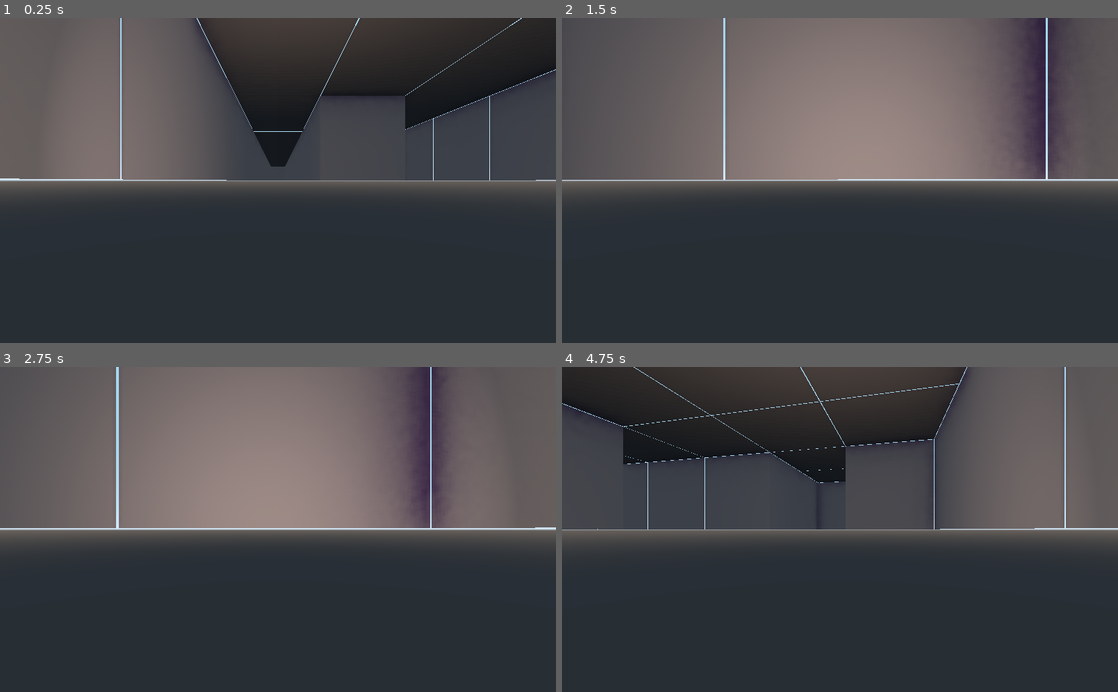
Above: before the commit, frames 1-4 (two rows, left to right).
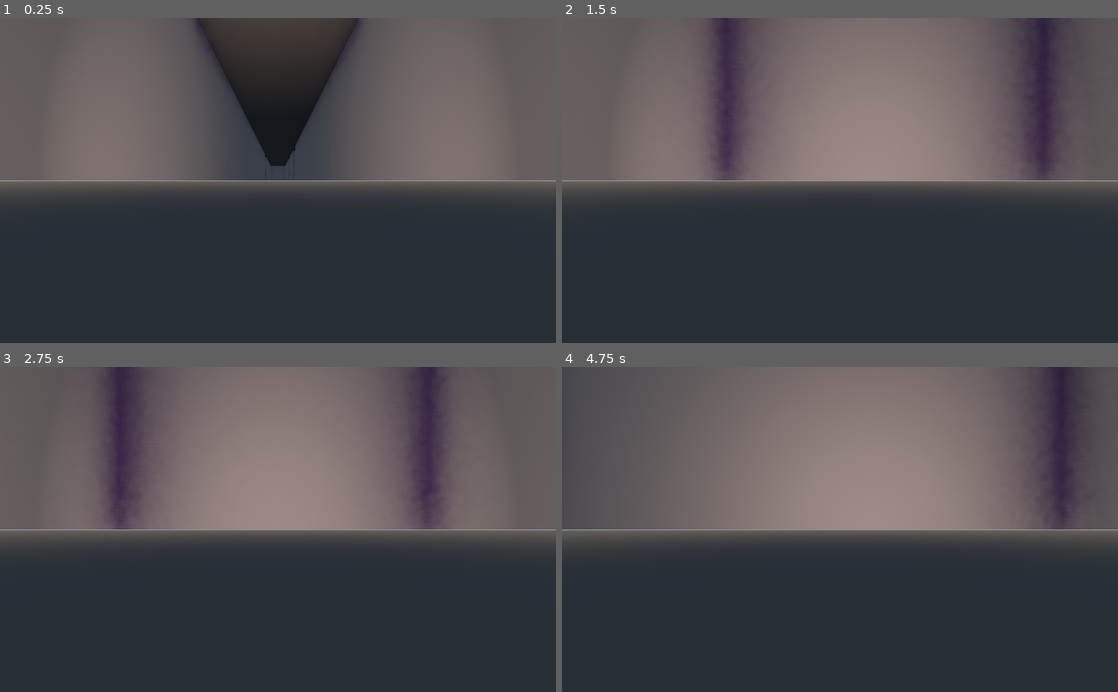
Above: after the commit, the same moments.

Repository: GenreShinobi/Potomus
Game: Godot game, scene res://World.tscn
Same seed, same stepped clock (60 frames per second), same inputs: the game is played once before the commit and once after it.
Inputs:
- Up to frame 1 (0.25 s): no input
- Up to frame 2 (1.5 s): tap Enter at 0.5 s; hold D (turn_right) 0.53-1.28 s; hold A (turn_left) from 1.28 s (still down)
- Up to frame 3 (2.75 s): release A (turn_left) at 2.03 s; hold D (turn_right) from 2.03 s (still down)
- Up to frame 4 (4.75 s): release D (turn_right) at 2.78 s; hold W (move_forward) 2.78-3.53 s; tap Space at 3.5 s; hold A (turn_left) from 3.53 s (still down)

The runs differ from the first frame. In frame 1, 19% of the frame differs, in the area x 0-100%, y 0-50%; in frame 2, 5.7%; in frame 3, 5.2%; in frame 4, 39%.

Commit message:
Add Chasing Wall Logic
The wall now closes behind the player and preventing backward movement.

Diff:
--- a/game/Cell.gd
+++ b/game/Cell.gd
@@ -7,14 +7,47 @@
 onready var southFace: = $SouthFace
 onready var westFace: = $WestFace
 onready var bottomFace: = $BottomFace
+onready var north: = $RayNorth
+onready var south: = $RaySouth
+onready var east: = $RayEast
+onready var west: = $RayWest
+
+var xCord :int = 0
+var yCord :int = 0
 
 func update_faces(cell_list) -> void:
 	var my_grid_position = Vector2(translation.x/Globals.GRID_SIZE, translation.z/2)
+
 	if cell_list.has(my_grid_position + Vector2.RIGHT):
-		eastFace.queue_free()
+		eastFace.hide()
+	else: eastFace.show()
+
 	if cell_list.has(my_grid_position + Vector2.LEFT):
-		westFace.queue_free()
+		westFace.hide()
+	else: westFace.show()
+
 	if cell_list.has(my_grid_position + Vector2.DOWN):
-		southFace.queue_free()
+		southFace.hide()
+	else: southFace.show()
+
 	if cell_list.has(my_grid_position + Vector2.UP):
-		northFace.queue_free()
+		northFace.hide()
+	else: northFace.show()
+
+func update_faces_again() -> void:
+
+	if north.is_colliding():
+		northFace.hide()
+	else: northFace.show()
+
+	if west.is_colliding():
+		westFace.hide()
+	else: westFace.show()
+
+	if south.is_colliding():
+		southFace.hide()
+	else: southFace.show()
+
+	if east.is_colliding():
+		eastFace.hide()
+	else: eastFace.show()
--- a/game/Cell.tscn
+++ b/game/Cell.tscn
@@ -11,41 +11,79 @@
 [sub_resource type="BoxShape" id=3]
 extents = Vector3( 0.5, 0.5, 0.5 )
 
+[sub_resource type="BoxShape" id=4]
+extents = Vector3( 0.5, 0.5, 0.5 )
+
 [node name="Cell" type="Area"]
-collision_layer = 4
+collision_layer = 292
 collision_mask = 0
 script = ExtResource( 1 )
 
 [node name="TopFace" type="MeshInstance" parent="."]
-transform = Transform( 1.98655, 0, 0, 0, -4.13499e-08, -0.945975, 0, 1.98655, -8.68348e-08, 0, 2, 0 )
+transform = Transform( 2, 0, 0, 0, -8.74228e-08, -2, 0, 2, -8.74228e-08, 0, 2, 0 )
 mesh = SubResource( 2 )
 material/0 = null
 
 [node name="NorthFace" type="MeshInstance" parent="."]
-transform = Transform( 1.98655, 0, 0, 0, 1.98655, 0, 0, 0, 0.945975, 0, 1, -1 )
+transform = Transform( 2, 0, 0, 0, 2, 0, 0, 0, 2, 0, 1, -1 )
 mesh = SubResource( 2 )
 material/0 = null
 
 [node name="EastFace" type="MeshInstance" parent="."]
-transform = Transform( 3.79567e-15, 1.7367e-07, -0.945975, -8.68348e-08, -1.98655, -8.26998e-08, -1.98655, 8.68348e-08, 1.80746e-15, 1, 1, 0 )
+transform = Transform( 8.74228e-08, 1.74846e-07, -2, -3.01992e-07, -2, -1.74846e-07, -2, 3.01992e-07, -8.74228e-08, 1, 1, 0 )
 mesh = SubResource( 2 )
 material/0 = null
 
 [node name="SouthFace" type="MeshInstance" parent="."]
-transform = Transform( 1.98655, 0, 0, 0, -1.98655, -8.26998e-08, 0, 1.7367e-07, -0.945975, 0, 1, 1 )
+transform = Transform( 2, 0, 0, 0, -2, -3.01992e-07, 0, 3.01992e-07, -2, 0, 1, 1 )
 mesh = SubResource( 2 )
 material/0 = null
 
 [node name="WestFace" type="MeshInstance" parent="."]
-transform = Transform( -8.68348e-08, -1.7367e-07, 0.945975, 0, -1.98655, -8.26998e-08, 1.98655, -7.59134e-15, 4.13499e-08, -1, 1, 0 )
+transform = Transform( -1.50996e-07, -1.74846e-07, 2, -1.74846e-07, -2, -1.74846e-07, 2, -1.74846e-07, 1.50996e-07, -1, 1, 0 )
 mesh = SubResource( 2 )
 material/0 = null
 
 [node name="BottomFace" type="MeshInstance" parent="."]
-transform = Transform( 3.79567e-15, 1.98655, 4.13499e-08, -8.68348e-08, -8.68348e-08, 0.945975, 1.98655, -7.59134e-15, 4.13499e-08, 0, 0, 0 )
+transform = Transform( -8.74228e-08, 2, 8.74228e-08, 0, -8.74228e-08, 2, 2, 8.74228e-08, 3.82137e-15, 0, 0, 0 )
 mesh = SubResource( 2 )
 material/0 = null
 
-[node name="CollisionShape" type="CollisionShape" parent="."]
-transform = Transform( 1, 0, 0, 0, 1, 0, 0, 0, 1, 0, 1, 0 )
+[node name="CellCollision" type="CollisionShape" parent="."]
+transform = Transform( 1, 0, 0, 0, 1, 0, 0, 0, 1, 0.00401568, 0.995571, -0.000539064 )
 shape = SubResource( 3 )
+
+[node name="PlayerDetection" type="CollisionShape" parent="."]
+shape = SubResource( 4 )
+
+[node name="RayNorth" type="RayCast" parent="."]
+transform = Transform( 1, 0, 0, 0, 1, 0, 0, 0, 1, 0, -0.0629553, 0 )
+enabled = true
+cast_to = Vector3( 0, 0, -2 )
+collision_mask = 256
+collide_with_areas = true
+collide_with_bodies = false
+
+[node name="RayEast" type="RayCast" parent="."]
+transform = Transform( 1, 0, 0, 0, 1, 0, 0, 0, 1, 0, -0.0629553, 0 )
+enabled = true
+cast_to = Vector3( 2, 0, 0 )
+collision_mask = 256
+collide_with_areas = true
+collide_with_bodies = false
+
+[node name="RaySouth" type="RayCast" parent="."]
+transform = Transform( 1, 0, 0, 0, 1, 0, 0, 0, 1, 0, -0.0629553, 0 )
+enabled = true
+cast_to = Vector3( 0, 0, 2 )
+collision_mask = 256
+collide_with_areas = true
+collide_with_bodies = false
+
+[node name="RayWest" type="RayCast" parent="."]
+transform = Transform( 1, 0, 0, 0, 1, 0, 0, 0, 1, 0, -0.0629553, 0 )
+enabled = true
+cast_to = Vector3( -2, 0, 0 )
+collision_mask = 256
+collide_with_areas = true
+collide_with_bodies = false
--- a/game/Map.tscn
+++ b/game/Map.tscn
@@ -19,10 +19,10 @@
 0/shapes = [  ]
 0/z_index = 0
 
-[node name="Map" type="Node2D"]
+[node name="Map" type="Node2D" groups=["map"]]
 script = ExtResource( 1 )
 
 [node name="MapCreator" type="TileMap" parent="."]
 tile_set = SubResource( 1 )
 format = 1
-tile_data = PoolIntArray( 0, 0, 0, 1, 0, 0, 2, 0, 0, 3, 0, 0, 4, 0, 0, 5, 0, 0, 6, 0, 0, 7, 0, 0, 8, 0, 0, 9, 0, 0, 10, 0, 0, 11, 0, 0, 12, 0, 0, 13, 0, 0, 14, 0, 0, 15, 0, 0, 16, 0, 0, 65536, 0, 0, 65537, 0, 0, 65538, 0, 0, 131072, 0, 0, 131073, 0, 0, 131074, 0, 0, 131075, 0, 0, 131076, 0, 0, 131077, 0, 0, 131078, 0, 0, 131079, 0, 0, 131080, 0, 0, 131081, 0, 0, 131082, 0, 0, 131083, 0, 0, 131084, 0, 0, 196609, 0, 0, 196620, 0, 0, 262145, 0, 0, 262156, 0, 0 )
+tile_data = PoolIntArray( -65527, 0, 0, 0, 0, 0, 1, 0, 0, 2, 0, 0, 3, 0, 0, 4, 0, 0, 5, 0, 0, 6, 0, 0, 7, 0, 0, 8, 0, 0, 9, 0, 0, 10, 0, 0, 11, 0, 0, 12, 0, 0, 13, 0, 0, 14, 0, 0, 15, 0, 0, 65543, 0, 0, 65546, 0, 0, 131079, 0, 0 )
--- a/game/Player.gd
+++ b/game/Player.gd
@@ -6,7 +6,20 @@
 onready var back: = $RayBack
 onready var right: = $RayRight
 onready var left: = $RayLeft
+onready var down: = $RayDown
+var world
 
+var current_cell
+var previous_cell
+
+func _ready() -> void:
+	current_cell = down.get_collider()
+	previous_cell = down.get_collider()
+	world = get_tree().get_nodes_in_group("world")[0]
+
+func _physics_process(_delta):
+	if current_cell != null:
+		current_cell.update_faces_again()
 
 func collision_check(direction):
 	if direction != null:
@@ -14,6 +27,14 @@
 	else:
 		return false
 
+func player_check():
+	if down.get_collider() != current_cell:
+		previous_cell = current_cell
+		current_cell = down.get_collider()
+		if previous_cell != null and current_cell != previous_cell:
+			previous_cell.queue_free()
+			print("Current Cell: " + String(current_cell.get_instance_id()) + " Previous Cell: " + String(previous_cell.get_instance_id()))
+			print("Cells: " + String(world.cells))
 
 func get_direction(direction):
 	if not direction is RayCast: return
@@ -58,3 +79,6 @@
 		timerProcessor.stop()
 		yield(tween_translation(get_direction(ray_dir)), "completed")
 		timerProcessor.start()
+
+	if player_check():
+		pass
--- a/game/Player.tscn
+++ b/game/Player.tscn
@@ -81,6 +81,14 @@
 collide_with_areas = true
 collide_with_bodies = false
 
+[node name="RayDown" type="RayCast" parent="."]
+transform = Transform( 1, 0, 0, 0, 1, 0, 0, 0, 1, 0, 1, 0 )
+enabled = true
+cast_to = Vector3( 0, -2, 0 )
+collision_mask = 32
+collide_with_areas = true
+collide_with_bodies = false
+
 [node name="SpotLight" type="SpotLight" parent="."]
 light_color = Color( 0.941176, 0.937255, 0.894118, 1 )
 light_energy = 2.0
--- a/game/World.gd
+++ b/game/World.gd
@@ -1,6 +1,8 @@
 extends Spatial
 
 const Cell = preload("res://Cell.tscn")
+
+onready var room_list = $RoomList
 
 export(PackedScene) var Map
 
@@ -19,8 +21,10 @@
 	map.free()
 	for tile in used_tiles:
 		var cell = Cell.instance()
-		add_child(cell)
+		room_list.add_child(cell)
 		cell.translation = Vector3(tile.x * Globals.GRID_SIZE, 0, tile.y * Globals.GRID_SIZE)
+		cell.xCord = tile.x * Globals.GRID_SIZE
+		cell.yCord = tile.y * Globals.GRID_SIZE
 		cells.append(cell)
 	for cell in cells:
 		cell.update_faces(used_tiles)
--- a/game/World.tscn
+++ b/game/World.tscn
@@ -4,9 +4,12 @@
 [ext_resource path="res://Player.tscn" type="PackedScene" id=2]
 [ext_resource path="res://Map.tscn" type="PackedScene" id=3]
 
-[node name="World" type="Spatial"]
+[node name="World" type="RoomManager" groups=["world"]]
+roomlist = NodePath("RoomList")
 script = ExtResource( 1 )
 Map = ExtResource( 3 )
 
 [node name="Player" parent="." instance=ExtResource( 2 )]
 transform = Transform( -4.37114e-08, 0, -1, 0, 1, 0, 1, 0, -4.37114e-08, 0, 0, 0 )
+
+[node name="RoomList" type="Spatial" parent="."]
Not shown: 1 places in game/Cell.tscn that only renumber resources
Not shown, removed: .github/workflows/export_game.yaml
Not shown, removed: .github/workflows/publish_game.yaml
Not shown, added: builds/web/index.apple-touch-icon.png
Not shown, added: builds/web/index.audio.worklet.js
Not shown, added: builds/web/index.html
Not shown, added: builds/web/index.icon.png
Not shown, added: builds/web/index.js
Not shown, added: builds/web/index.pck
Not shown, added: builds/web/index.png
Not shown, added: builds/web/index.wasm
